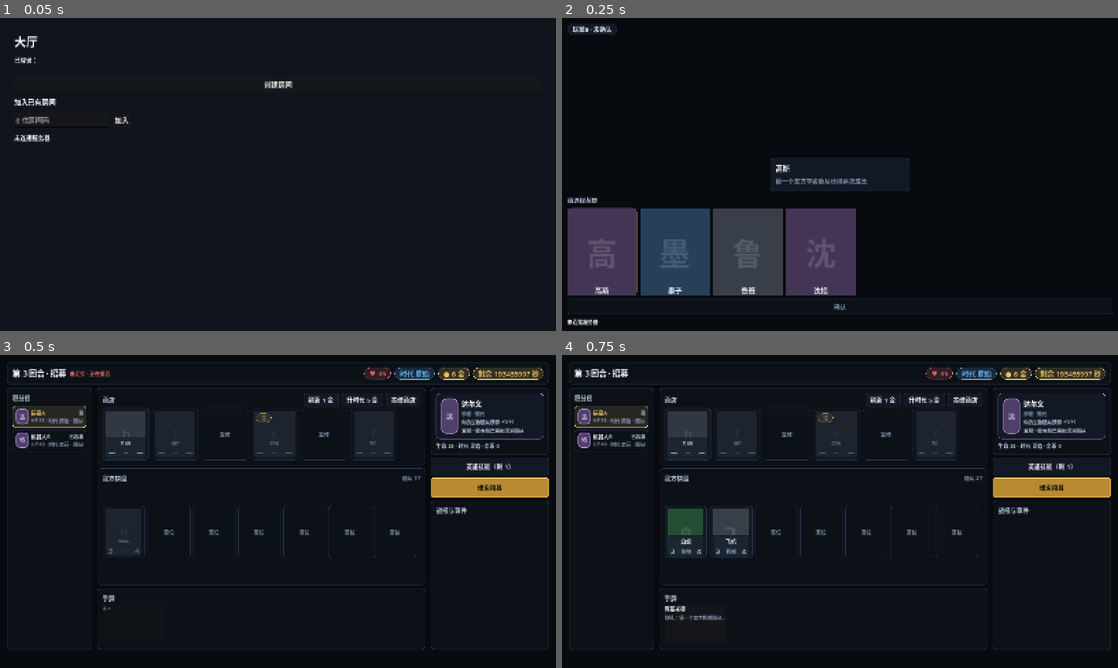
Above: before the commit, frames 1-4 (two rows, left to right).
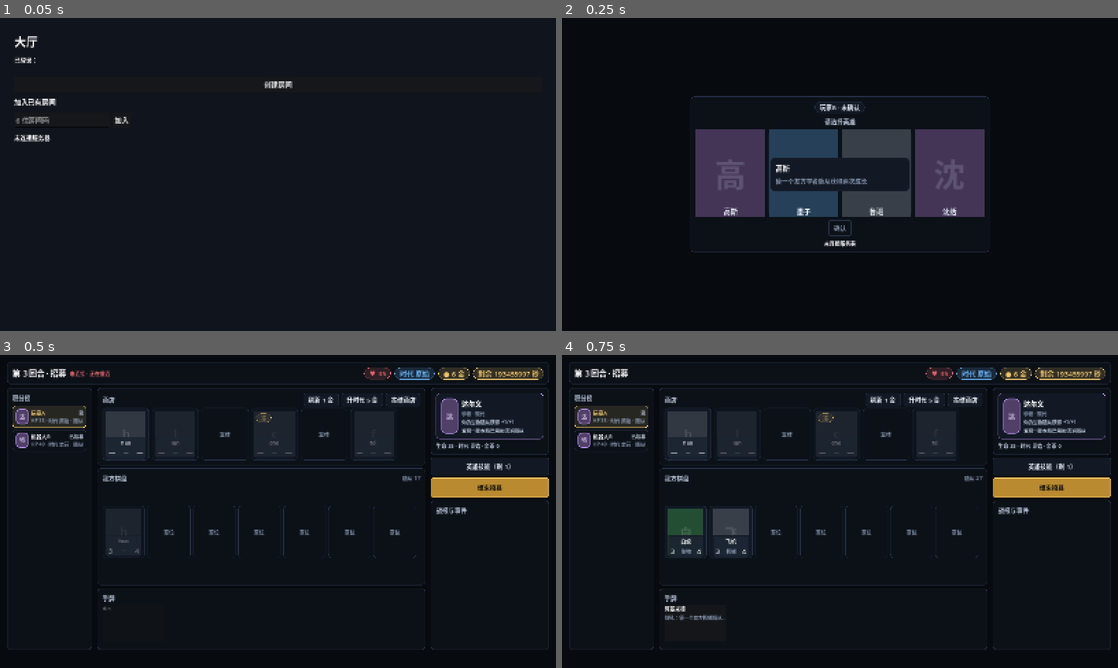
Above: after the commit, the same moments.

Repository: gaoddy/civilization
Game: Godot game, scene res://tests/ui_smoke.tscn
Same seed, same stepped clock (60 frames per second), same inputs: the game is played once before the commit and once after it. This scene is started directly instead of the project's main scene.
Inputs:
- Up to frame 1 (0.05 s): no input
- Up to frame 2 (0.25 s): no input
- Up to frame 3 (0.5 s): no input
- Up to frame 4 (0.75 s): click "刷新 1 金" at 0.5 s

Frame 1 is identical in both runs. In frame 2, 25% of the frame differs, in the area x 1-99%, y 1-99%; in frame 3, nothing differs; in frame 4, nothing differs.

Commit message:
feat(client): 选英雄页收进居中卡片并居中确认键
Co-Authored-By: Claude Code <noreply@anthropic.com>

Diff:
--- a/client/scenes/room.gd
+++ b/client/scenes/room.gd
@@ -7,7 +7,7 @@
 const CARD_SIZE := Vector2(160, 200)
 
 var _others: HBoxContainer
-var _candidates: HFlowContainer
+var _candidates: HBoxContainer
 var _confirm: Button
 var _status: Label
 var _dismiss: Control
@@ -45,44 +45,55 @@
     _dismiss.gui_input.connect(_on_dismiss_input)
     add_child(_dismiss)
 
+    # 内容按候选行宽度收窄并整体居中：页面不铺满全屏，确认键与候选行同轴。
+    var center := CenterContainer.new()
+    center.name = "CenterFrame"
+    center.set_anchors_preset(Control.PRESET_FULL_RECT)
+    center.mouse_filter = Control.MOUSE_FILTER_IGNORE
+    add_child(center)
+
+    var panel := UI.card_panel("surface")
+    panel.name = "DraftPanel"
+    # 面板只做视觉容器：空白处的点击要落到 `SkillDismissLayer`。
+    panel.mouse_filter = Control.MOUSE_FILTER_IGNORE
+    center.add_child(panel)
+
     var root := VBoxContainer.new()
     root.add_theme_constant_override("separation", UITheme.space("space-md"))
     # 页面容器一律放行鼠标：空白处的点击要落到 `SkillDismissLayer`，候选卡自己处理点击。
     root.mouse_filter = Control.MOUSE_FILTER_IGNORE
-    var margin := UI.margin(root, UITheme.space("space-lg"))
-    margin.set_anchors_preset(Control.PRESET_FULL_RECT)
-    margin.mouse_filter = Control.MOUSE_FILTER_IGNORE
-    add_child(margin)
+    panel.add_child(root)
 
     _others = HBoxContainer.new()
     _others.name = "OtherPlayers"
+    _others.alignment = BoxContainer.ALIGNMENT_CENTER
     _others.mouse_filter = Control.MOUSE_FILTER_IGNORE
     _others.add_theme_constant_override("separation", UITheme.space("space-md"))
     root.add_child(_others)
 
-    var spacer := Control.new()
-    spacer.size_flags_vertical = Control.SIZE_EXPAND_FILL
-    spacer.mouse_filter = Control.MOUSE_FILTER_IGNORE
-    root.add_child(spacer)
-
     var title := UI.section_title("请选择英雄")
+    title.horizontal_alignment = HORIZONTAL_ALIGNMENT_CENTER
     title.mouse_filter = Control.MOUSE_FILTER_IGNORE
     root.add_child(title)
 
-    _candidates = HFlowContainer.new()
+    # 候选固定 4 张、单行展示：HBox 的最小宽度就是整行宽度，面板据此收窄并居中。
+    _candidates = HBoxContainer.new()
     _candidates.name = "HeroCandidates"
+    _candidates.alignment = BoxContainer.ALIGNMENT_CENTER
     _candidates.mouse_filter = Control.MOUSE_FILTER_IGNORE
-    _candidates.add_theme_constant_override("h_separation", UITheme.space("space-md"))
-    _candidates.add_theme_constant_override("v_separation", UITheme.space("space-md"))
+    _candidates.add_theme_constant_override("separation", UITheme.space("space-md"))
     root.add_child(_candidates)
 
     _confirm = UI.styled_button("确认", "primary", 36)
     _confirm.name = "ConfirmButton"
+    # 纵向容器默认拉满整行宽；确认键按自身宽度居中，与其他内容同轴。
+    _confirm.size_flags_horizontal = Control.SIZE_SHRINK_CENTER
     _confirm.pressed.connect(_on_confirm_pressed)
     root.add_child(_confirm)
 
     _status = UI.label("", UITheme.font_size("font-body-sm"))
     _status.name = "StatusLabel"
+    _status.horizontal_alignment = HORIZONTAL_ALIGNMENT_CENTER
     root.add_child(_status)
 
     _build_skill_layer()
--- a/client/tests/ui_smoke.gd
+++ b/client/tests/ui_smoke.gd
@@ -280,6 +280,29 @@
 
     var confirm := instance.find_child("ConfirmButton", true, false)
     _expect(confirm != null and confirm.disabled, "未选中时确认按钮应禁用")
+
+    # 布局：内容收进居中卡片，不占满全屏；确认键与候选行同轴。
+    var panel := instance.find_child("DraftPanel", true, false)
+    _expect(panel != null, "缺少 DraftPanel")
+    if panel != null:
+        var page_rect: Rect2 = instance.get_global_rect()
+        var panel_rect: Rect2 = panel.get_global_rect()
+        _expect(panel_rect.size.x < page_rect.size.x,
+            "内容面板不应占满全屏宽，实际：%s" % panel_rect.size)
+        _expect(
+            absf(panel_rect.get_center().x - page_rect.get_center().x) <= 1.0
+            and absf(panel_rect.get_center().y - page_rect.get_center().y) <= 1.0,
+            "内容面板应在页面中居中，面板中心 %s，页面中心 %s" % [
+                panel_rect.get_center(), page_rect.get_center(),
+            ],
+        )
+    if confirm != null and candidates != null:
+        _expect(
+            absf(confirm.get_global_rect().get_center().x - candidates.get_global_rect().get_center().x) <= 1.0,
+            "确认按钮应与候选行同轴居中，按钮中心 %s，候选行中心 %s" % [
+                confirm.get_global_rect().get_center(), candidates.get_global_rect().get_center(),
+            ],
+        )
 
     # 点击第一张候选卡：进入选中态并弹出技能浮层。
     if candidates != null and candidates.get_child_count() > 0:
